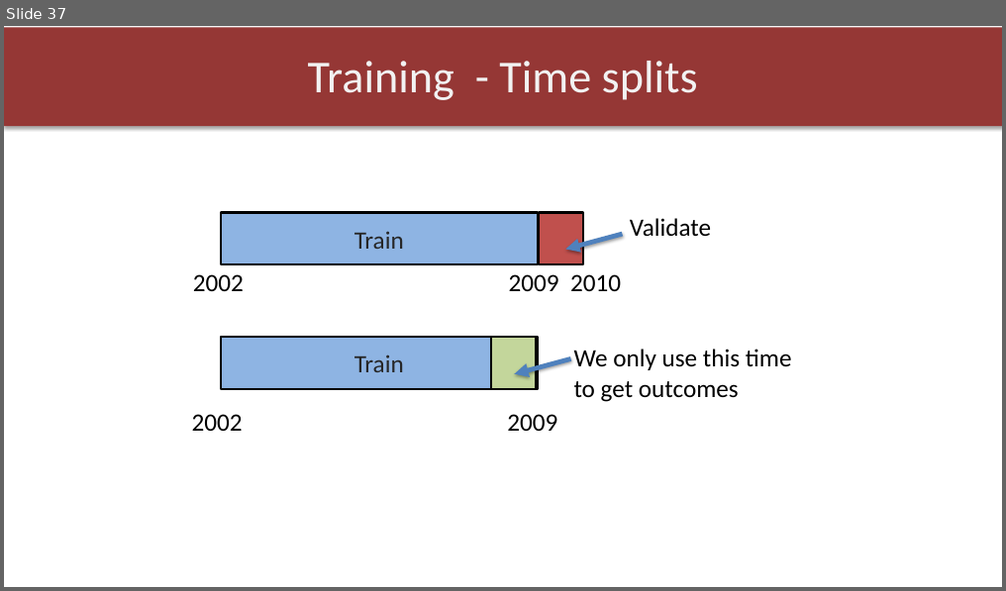
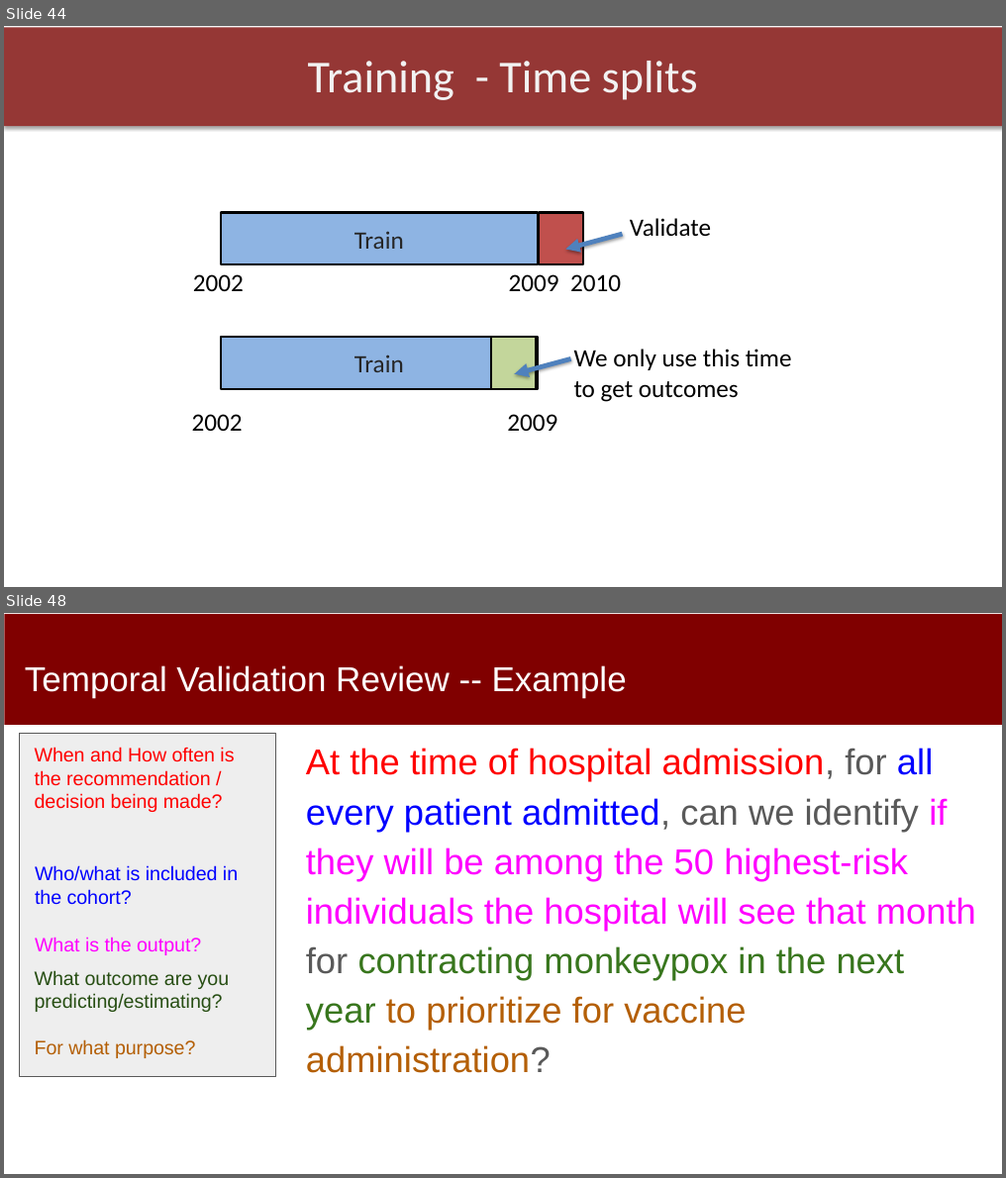
Before and after one commit to dssg/MLinPractice, a slide deck: Lectures/Lecture5-ModelSelection.pptx. Shown one above the other, each under a label of ours: slide 37 before the commit, slides 44 and 48 after it; the slides between them are not shown. The pictures are 1006x591 and 1006x1178 pixels, drawn with LibreOffice and Linux fonts; fonts in the diff are those of the drawing. Boxes give left, top, right and bottom in pixels: in the first picture for what was removed or moved away, otherwise in the second. Text is boxed around its words. In the diff, an @@ line names an element or a change of style, - is before the commit and + after.

```diff
--- a/Lectures/Lecture5-ModelSelection.pptx
+++ b/Lectures/Lecture5-ModelSelection.pptx
@@ slide 48 added at [4, 613, 1002, 1174], background #FFFFFF @@
@@ rectangle added at [5, 614, 1002, 725], fill #800000 @@
@@ title added at [25, 665, 627, 698], 33.3 pt, text #FFFFFF @@
+Temporal Validation Review -- Example
@@ rectangle added at [20, 733, 275, 1077], fill #EEEEEE, outline #595959 0.75 pt @@
@@ text added at [35, 747, 234, 812], 18.7 pt, text #FF0000 @@
+When and How often is the recommendation / decision being made?
@@ text added at [306, 748, 976, 1073], 34.7 pt, text #FF00FF @@
+At the time of hospital admission, for all every patient admitted, can we identify if they will be among the 50 highest-risk individuals the hospital will see that month for contracting monkeypox in the next year to prioritize for vaccine administration?
@@ text added at [35, 865, 238, 905], 18.7 pt, text #0000FF @@
+Who/what is included in the cohort?
@@ text added at [35, 937, 201, 956], 18.7 pt, text #FF00FF @@
+What is the output?
@@ text added at [35, 970, 230, 1059], 18.7 pt, text #274E13 @@
+What outcome are you predicting/estimating?
+For what purpose?
@@ what was slide 37 is now slide 44 @@
```
Also in this commit, not shown: 13 slides changed, 13 other slides added, 3 slides removed, 1 other file.
